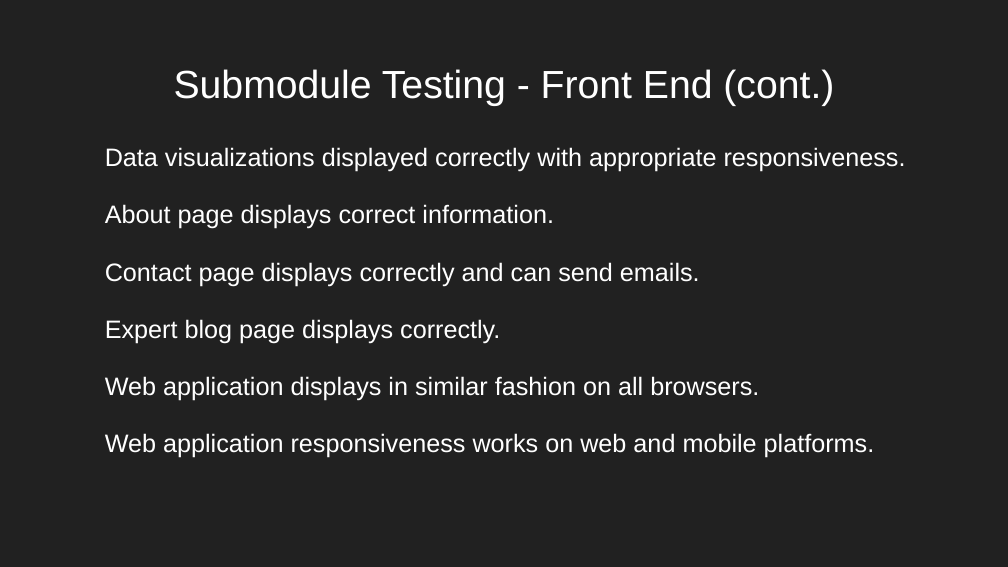
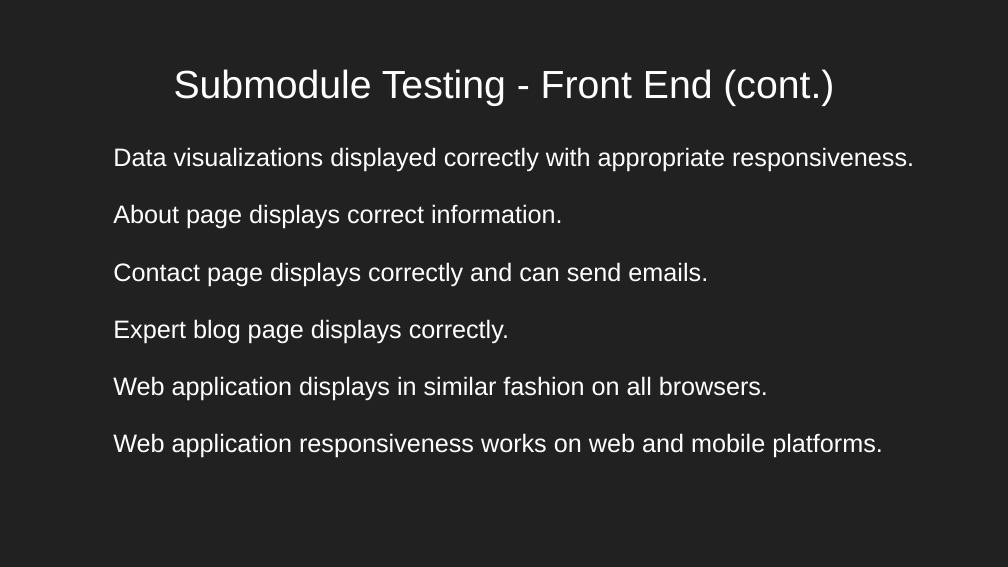
Before and after one commit to nreader72/NostraDomicile, a slide deck: slide 42 of docs/Progress_Reports/NostraDomicile (6).pptx (slide 48 before the commit). Drawn at 1008x567 pixels with LibreOffice and Linux fonts; fonts in the diff are those of the drawing; background and template pictures are left out. Boxes give left, top, right and bottom in pixels: in the first picture for what was removed or moved away, otherwise in the second. Text is boxed around its words. In the diff, an @@ line names an element or a change of style, - is before the commit and + after.

```diff
--- a/docs/Progress_Reports/NostraDomicile (6).pptx
+++ b/docs/Progress_Reports/NostraDomicile (6).pptx
@@ text "Data visualizations displayed correctly with ...": place and size @@
-text "Data visualizations displayed correctly with ..." at (105,147,906,458)
+text "Data visualizations displayed correctly with ..." at (113,147,914,458)
```
Also in this commit, not shown: 9 other slides changed, 3 slides added, 4 slides removed.
